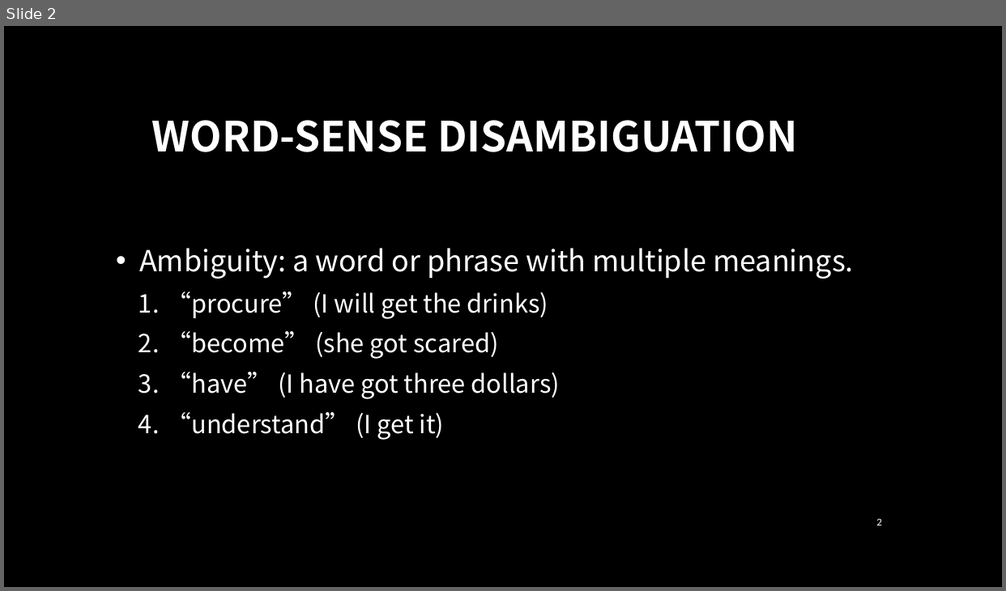
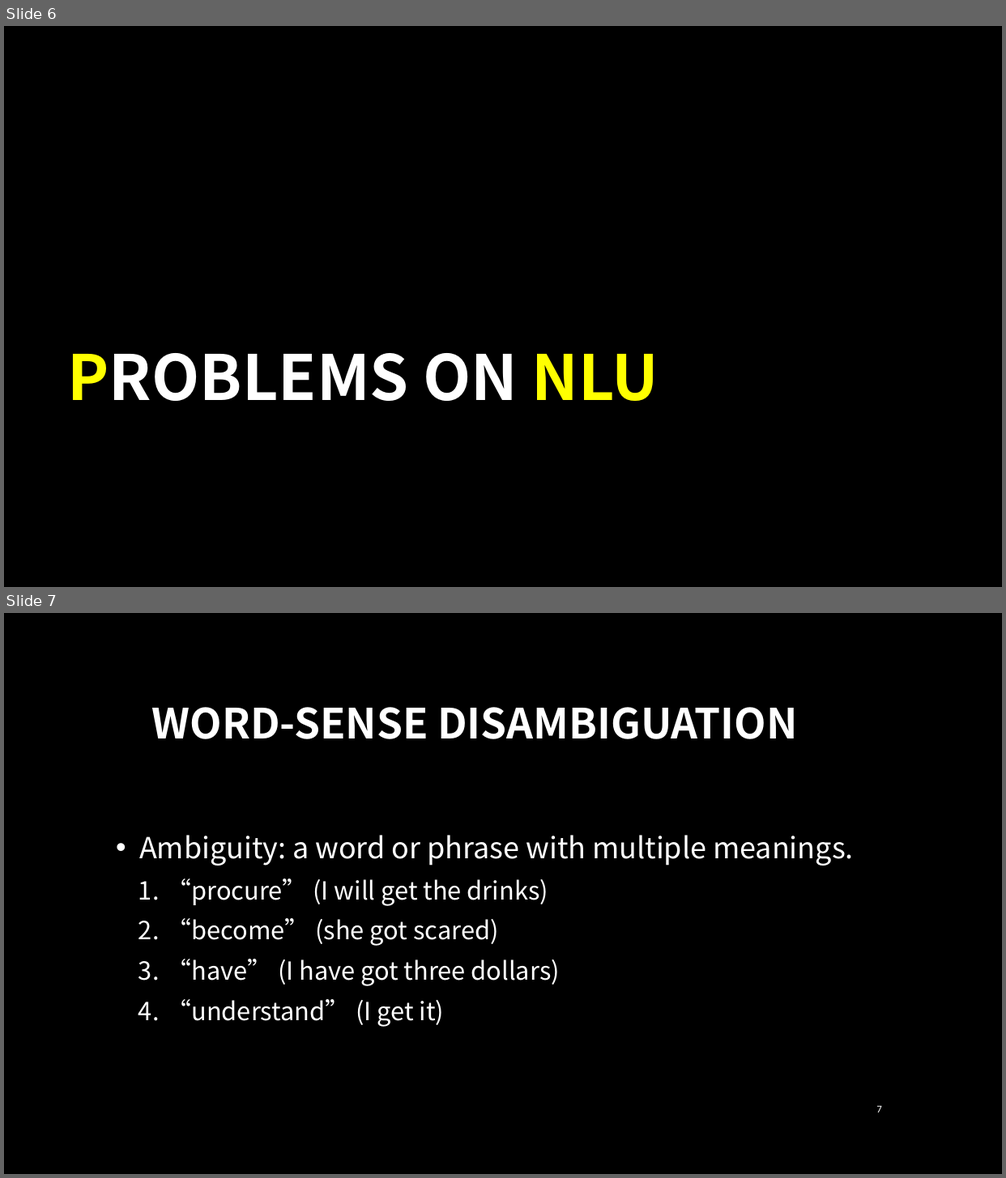
Before and after one commit to jiaweichang/biography, a slide deck: slides/Talks/Foundation of Natural Language Understanding.pptx. Shown one above the other, each under a label of ours: slide 2 before the commit, slides 6 and 7 after it. The pictures are 1006x591 and 1006x1178 pixels, drawn with LibreOffice and Linux fonts; fonts in the diff are those of the drawing; background and template pictures are left out. Boxes give left, top, right and bottom in pixels: in the first picture for what was removed or moved away, otherwise in the second. Text is boxed around its words. In the diff, an @@ line names an element or a change of style, - is before the commit and + after.

```diff
--- a/slides/Talks/Foundation of Natural Language Understanding.pptx
+++ b/slides/Talks/Foundation of Natural Language Understanding.pptx
@@ slide 6 added at box(4, 26, 1002, 587), background picture (left out) @@
@@ title added at box(68, 353, 659, 401), 60 pt, text #FFFFFF, bold @@
+PROBLEMS ON NLU
@@ what was slide 2 is now slide 7 @@
@@ page number at box(876, 1105, 881, 1113): text changed @@
-2
+7
```
Also in this commit, not shown: 5 slides changed, 12 other slides added, 2 slides removed.
